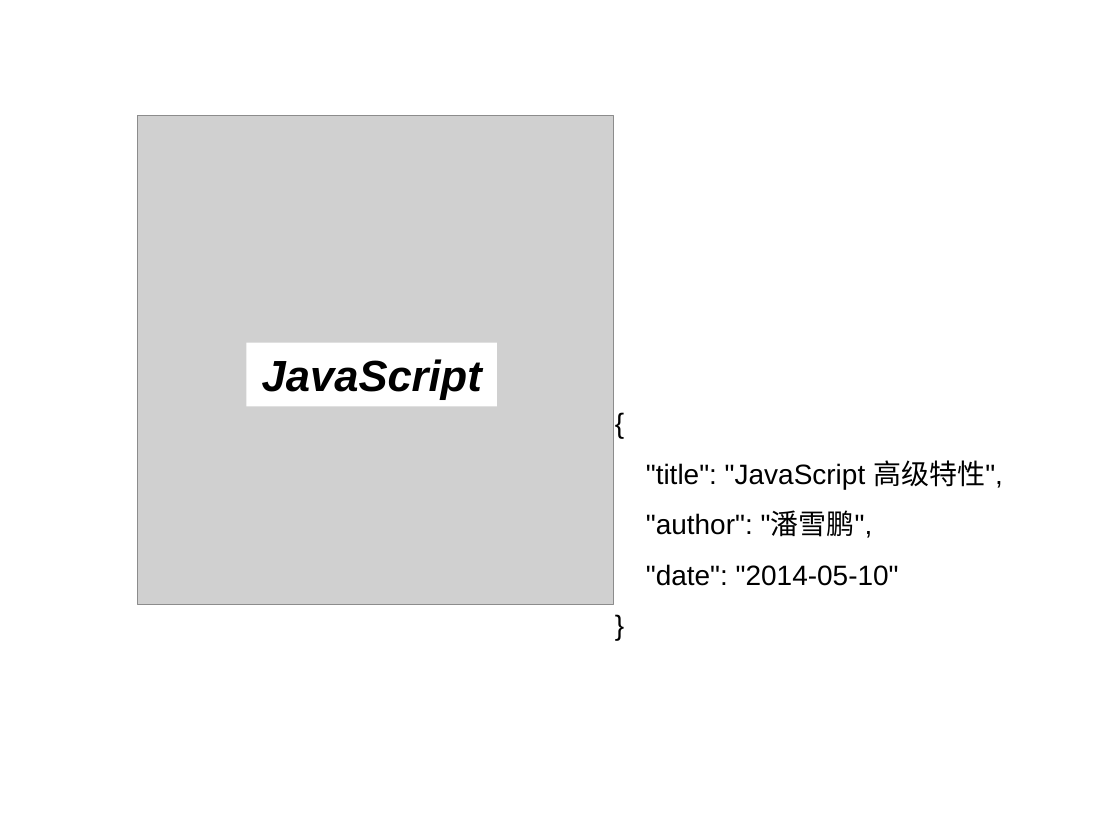
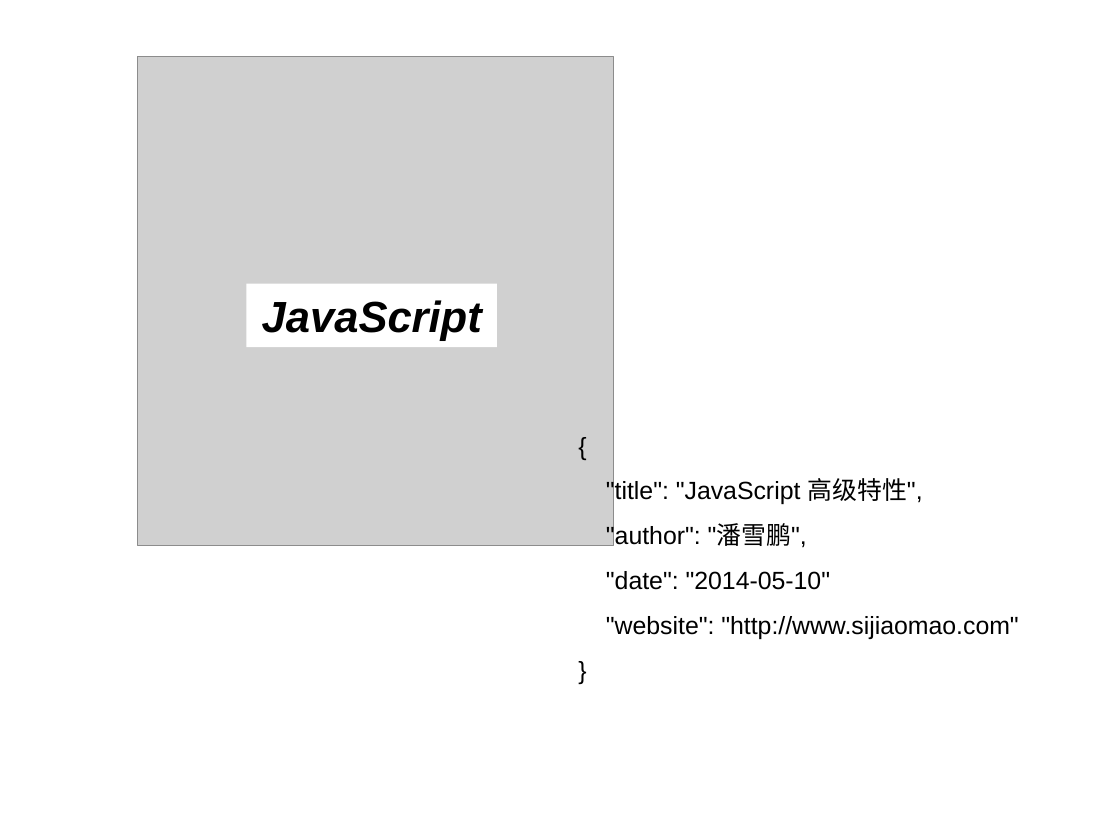
Before and after one commit to panxuepeng/javascript, a slide deck: slide 1 of ppt/第二天课程.ppt. Drawn at 1120x840 pixels with LibreOffice and Linux fonts; fonts in the diff are those of the drawing; grey boxes stand for pictures. Boxes give left, top, right and bottom in pixels: in the first picture for what was removed or moved away, otherwise in the second. Text is boxed around its words. In the diff, an @@ line names an element or a change of style, - is before the commit and + after.

```diff
--- a/ppt/第二天课程.ppt
+++ b/ppt/第二天课程.ppt
@@ picture: place and size @@
-picture at [138, 115, 614, 605]
+picture at [138, 56, 614, 545]
@@ rectangle "JavaScript": place and size @@
-rectangle "JavaScript" at [246, 343, 497, 407]
+rectangle "JavaScript" at [246, 283, 497, 347]
@@ title at [606, 478, 1018, 639]: text changed; size 18 to 16 pt @@
-{
-"title": "JavaScript 高级特性",
-"author": "潘雪鹏",
-"date": "2014-05-10"
-}
+{
+"title": "JavaScript 高级特性",
+"author": "潘雪鹏",
+"date": "2014-05-10"
+"website": "http://www.sijiaomao.com"
+}
```
Also in this commit, not shown: 31 other slides changed, 23 slides added, 5 slides removed, 8 other files.
